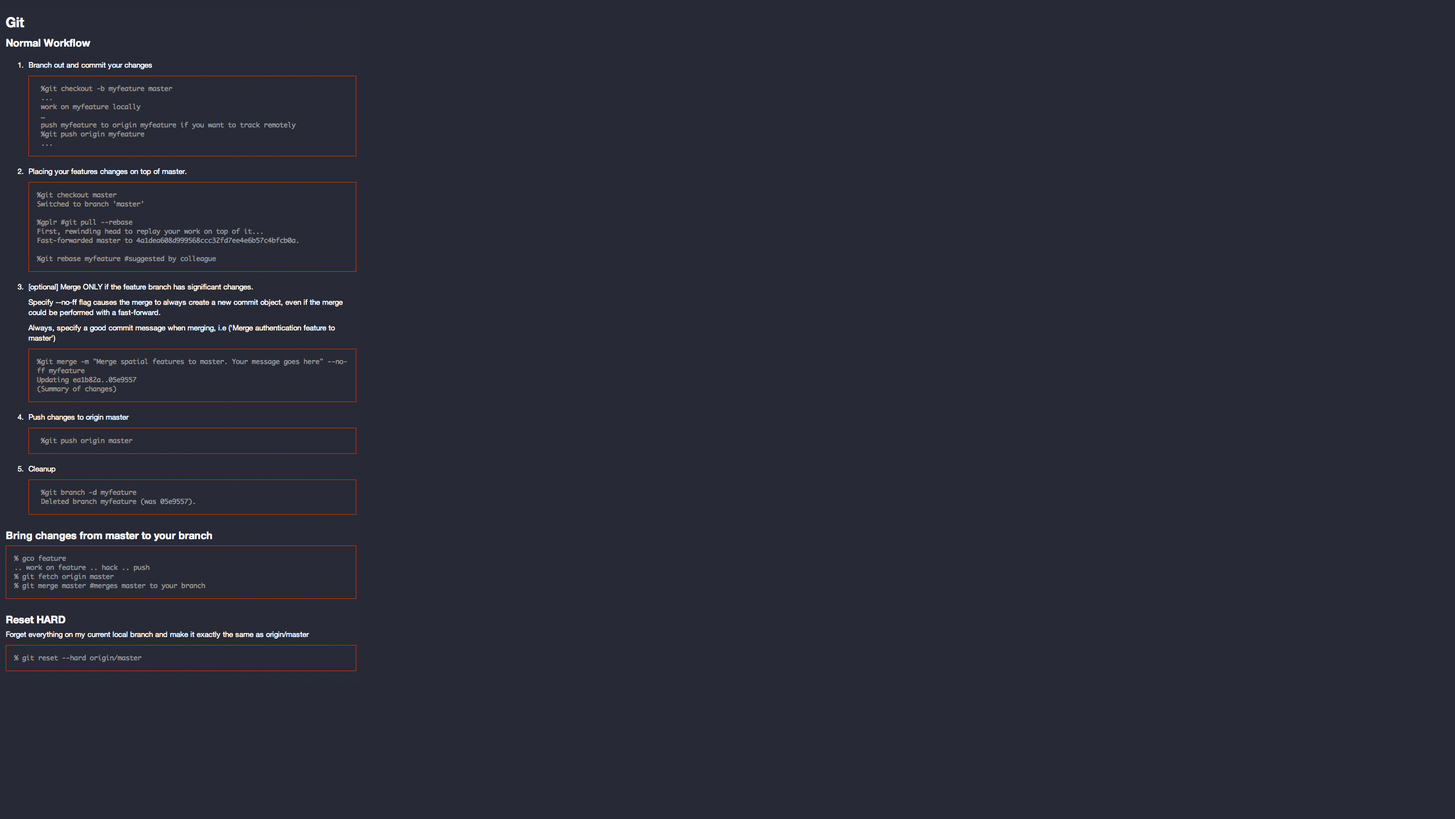
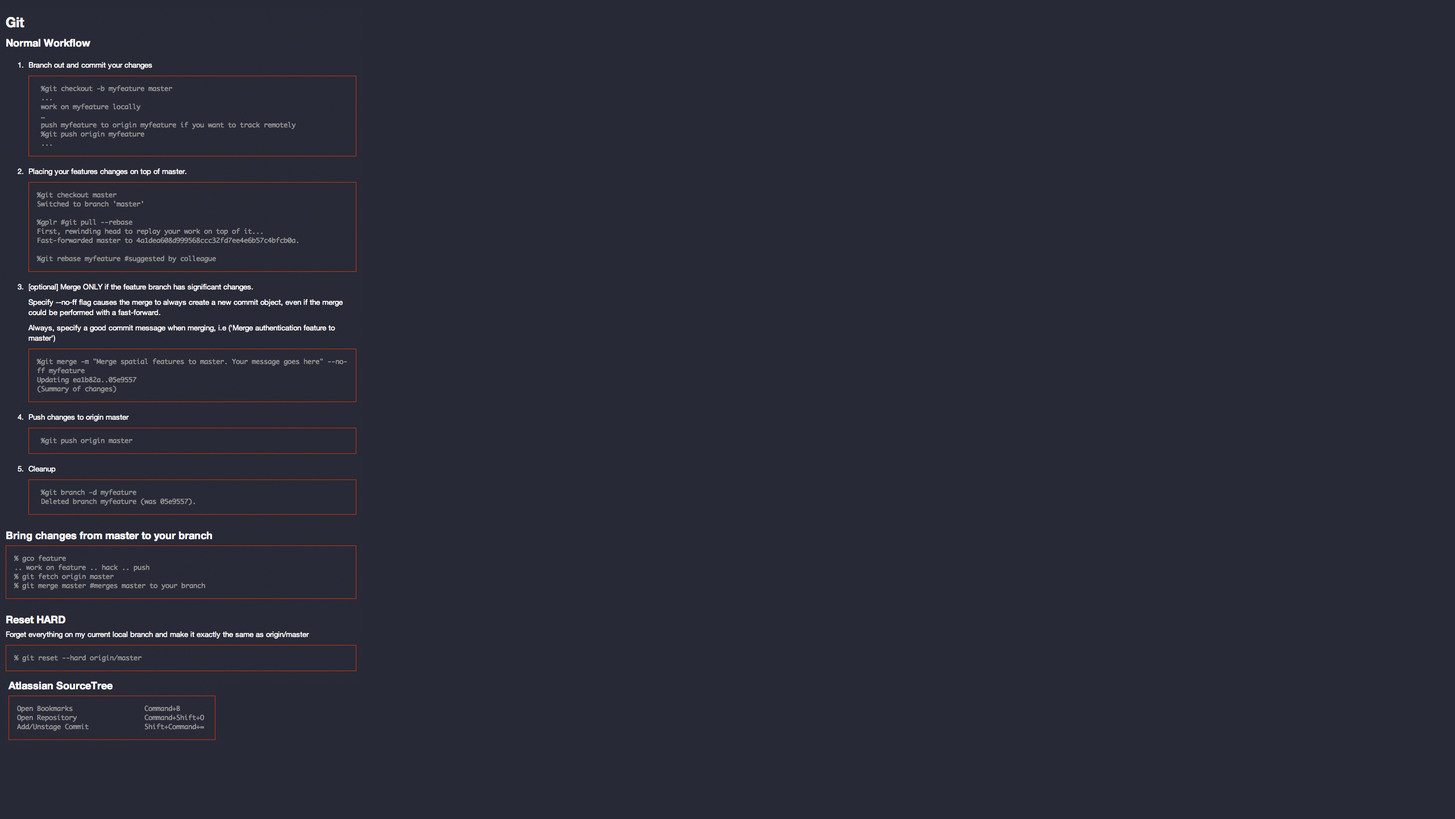
Comparing the layer stacks of the two 1455 × 819 images. Changes:
added layer "Layer 1" above "git" over bbox(7, 681, 216, 740)
